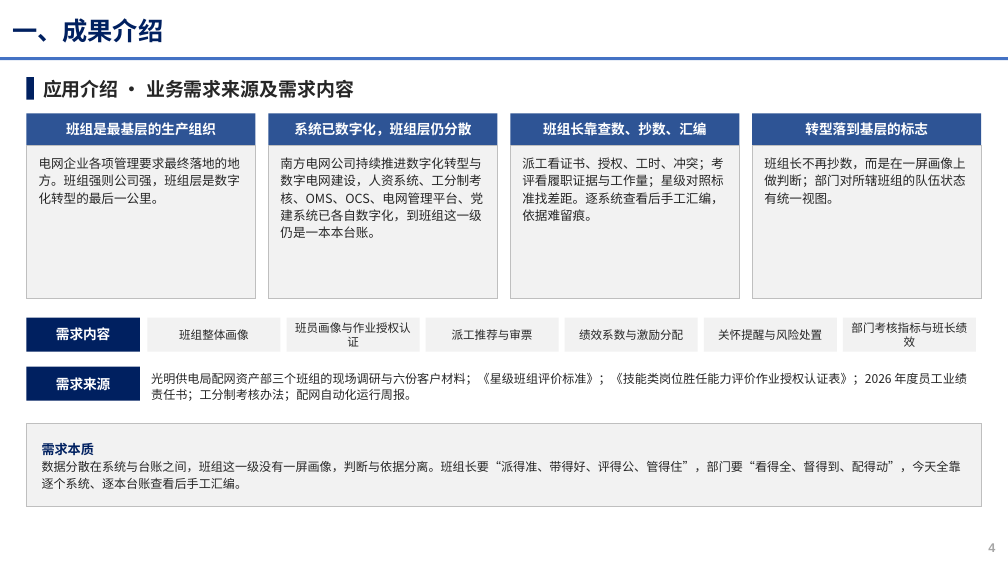
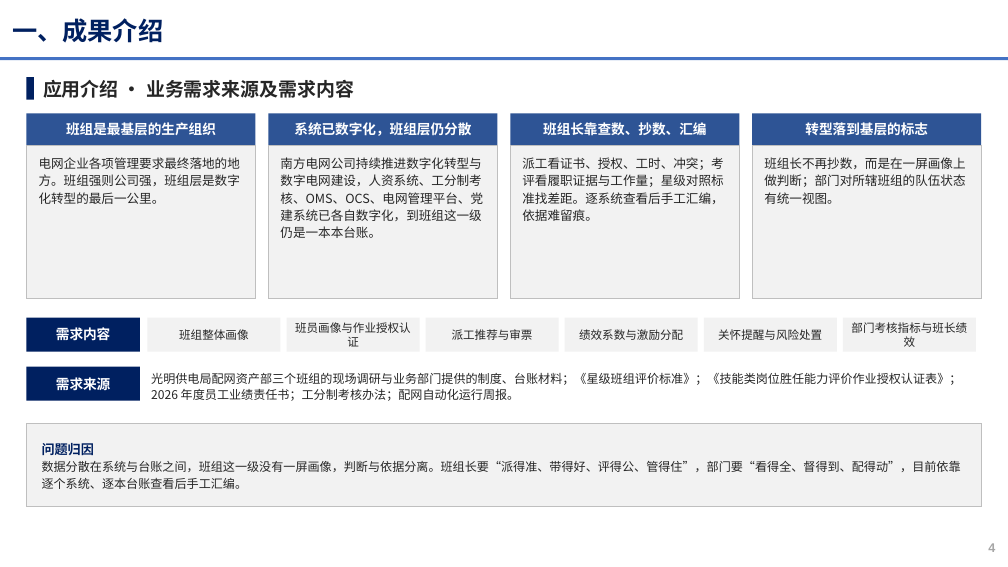
Before and after one commit to michael4949/-, a slide deck: slide 4 of xiaowatt/docs/正式交付物/申报PPT_高效班组管理助手_班组数字画像与班组长AI助手_V3.0.pptx. Drawn at 1008x567 pixels with LibreOffice and Linux fonts; fonts in the diff are those of the drawing; background and template pictures are left out. Boxes give left, top, right and bottom in pixels: in the first picture for what was removed or moved away, otherwise in the second. Text is boxed around its words. In the diff, an @@ line names an element or a change of style, - is before the commit and + after.

```diff
--- a/xiaowatt/docs/正式交付物/申报PPT_高效班组管理助手_班组数字画像与班组长AI助手_V3.0.pptx
+++ b/xiaowatt/docs/正式交付物/申报PPT_高效班组管理助手_班组数字画像与班组长AI助手_V3.0.pptx
@@ text at <box>151,373,961,401</box>: text changed @@
-光明供电局配网资产部三个班组的现场调研与六份客户材料；《星级班组评价标准》；《技能类岗位胜任能力评价作业授权认证表》；2026 年度员工业绩责任书；工分制考核办法；配网自动化运行周报。
+光明供电局配网资产部三个班组的现场调研与业务部门提供的制度、台账材料；《星级班组评价标准》；《技能类岗位胜任能力评价作业授权认证表》；2026 年度员工业绩责任书；工分制考核办法；配网自动化运行周报。
@@ text at <box>42,443,961,489</box>: text changed @@
-需求本质
-数据分散在系统与台账之间，班组这一级没有一屏画像，判断与依据分离。班组长要“派得准、带得好、评得公、管得住”，部门要“看得全、督得到、配得动”，今天全靠逐个系统、逐本台账查看后手工汇编。
+问题归因
+数据分散在系统与台账之间，班组这一级没有一屏画像，判断与依据分离。班组长要“派得准、带得好、评得公、管得住”，部门要“看得全、督得到、配得动”，目前依靠逐个系统、逐本台账查看后手工汇编。
```
Also in this commit, not shown: 9 other slides changed, 11 other files.
